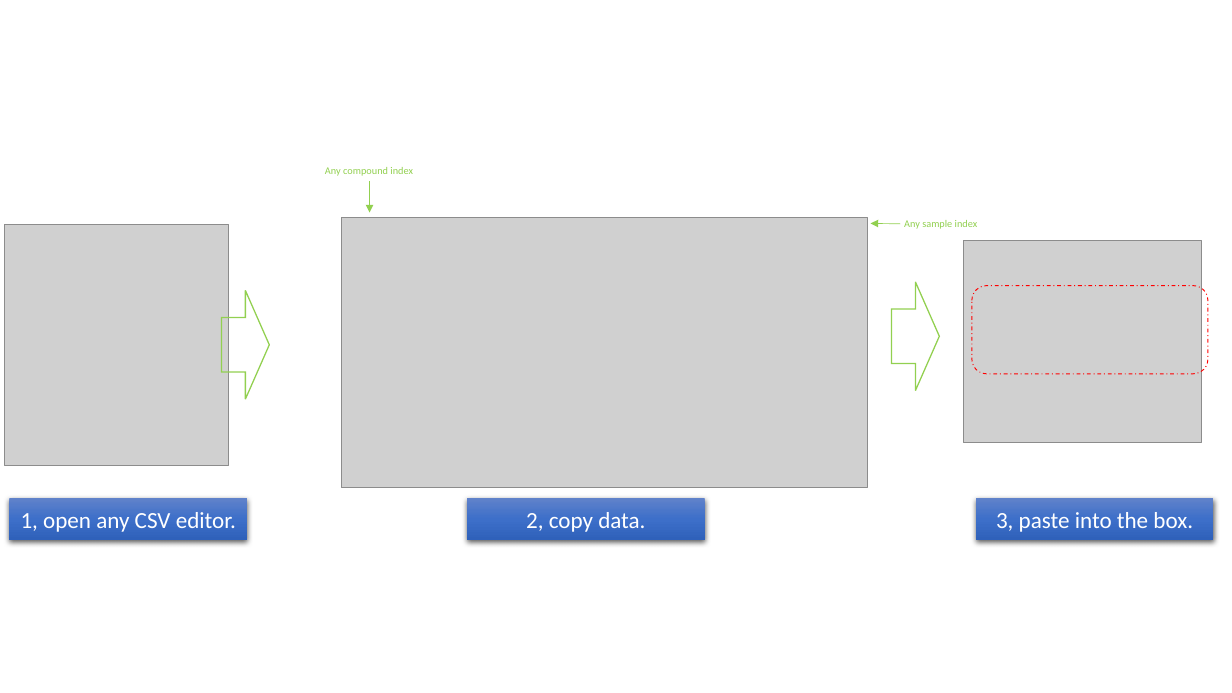
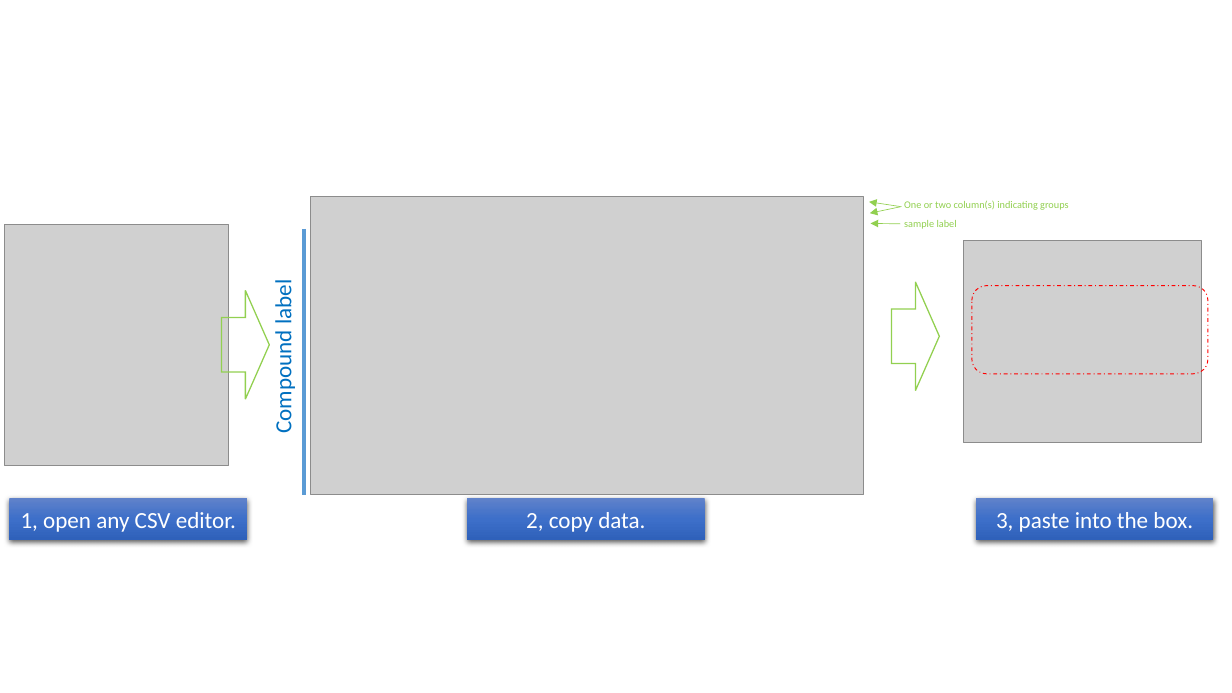
Before and after one commit to slfan2013/WCMC_DA, a slide deck: slide 1 of WCMC.Stat.Boxplot/inst/www/temp.pptx. Drawn at 1232x693 pixels with LibreOffice and Linux fonts; fonts in the diff are those of the drawing; grey boxes stand for pictures. Boxes give left, top, right and bottom in pixels: in the first picture for what was removed or moved away, otherwise in the second. Text is boxed around its words. In the diff, an @@ line names an element or a change of style, - is before the commit and + after.

```diff
--- a/WCMC.Stat.Boxplot/inst/www/temp.pptx
+++ b/WCMC.Stat.Boxplot/inst/www/temp.pptx
@@ text removed at (x1=325, y1=167, x2=413, y2=176) @@
-Any compound index
@@ picture resized from (x1=341, y1=217, x2=867, y2=488) to (x1=311, y1=197, x2=865, y2=494) @@
@@ arrow removed from (370, 181) to (370, 213) @@
@@ arrow added from (900, 207) to (870, 201), #92D050 0.5 pt @@
@@ arrow added from (902, 207) to (870, 213), #92D050 0.5 pt @@
@@ text added at (x1=904, y1=200, x2=1068, y2=210), 8 pt, text #92D050 @@
+One or two column(s) indicating groups
@@ line added from (304, 229) to (304, 494), #5B9BD5 3 pt @@
@@ text at (x1=904, y1=220, x2=957, y2=229): text changed @@
-Any sample index
+sample label
@@ text added at (x1=269, y1=285, x2=297, y2=431), 18 pt, text #0070C0 @@
+Compound label
```
Also in this commit, not shown: 47 other files.
